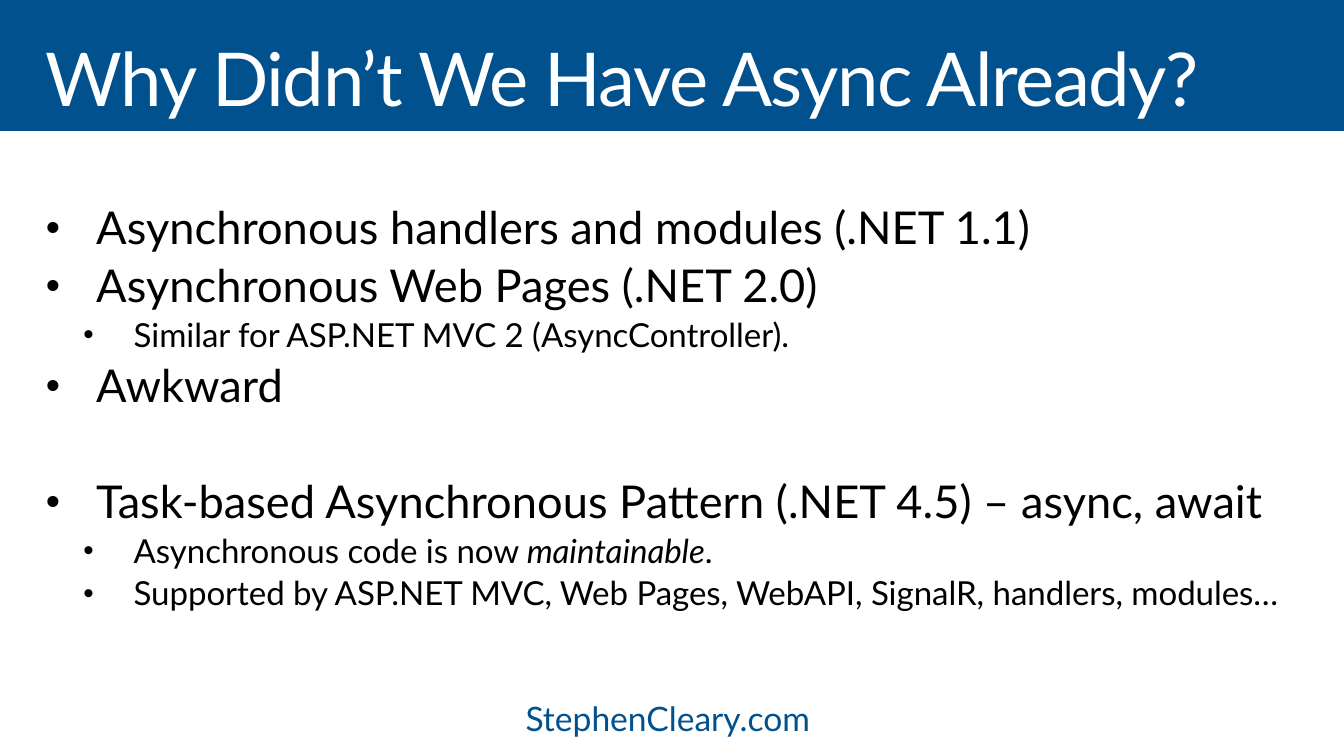
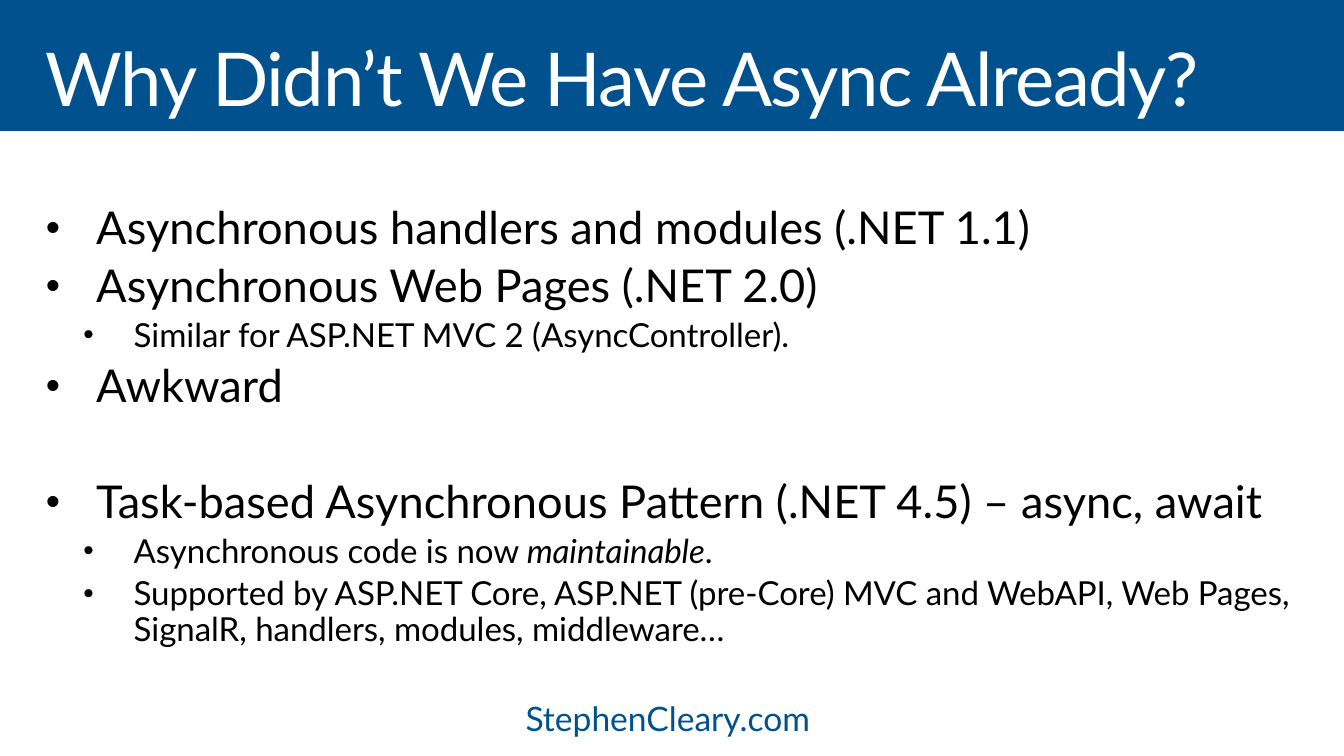
Before and after one commit to StephenCleary/Presentations, a slide deck: slide 10 of Async Servers/Intro to Async ASP.NET - 16.9.pptx. Drawn at 1344x756 pixels with LibreOffice and Linux fonts; fonts in the diff are those of the drawing. Boxes give left, top, right and bottom in pixels: in the first picture for what was removed or moved away, otherwise in the second. Text is boxed around its words. In the diff, an @@ line names an element or a change of style, - is before the commit and + after.

```diff
--- a/Async Servers/Intro to Async ASP.NET - 16.9.pptx
+++ b/Async Servers/Intro to Async ASP.NET - 16.9.pptx
@@ text at <box>134,579,1290,647</box>: text changed @@
-  • Supported by ASP.NET MVC, Web Pages, WebAPI, SignalR, handlers, modules…
+  • Supported by ASP.NET Core, ASP.NET (pre-Core) MVC and WebAPI, Web Pages, SignalR, handlers, modules, middleware…
```
Also in this commit, not shown: 18 other slides changed, 1 slide added, 1 slide removed, 5 other files.
